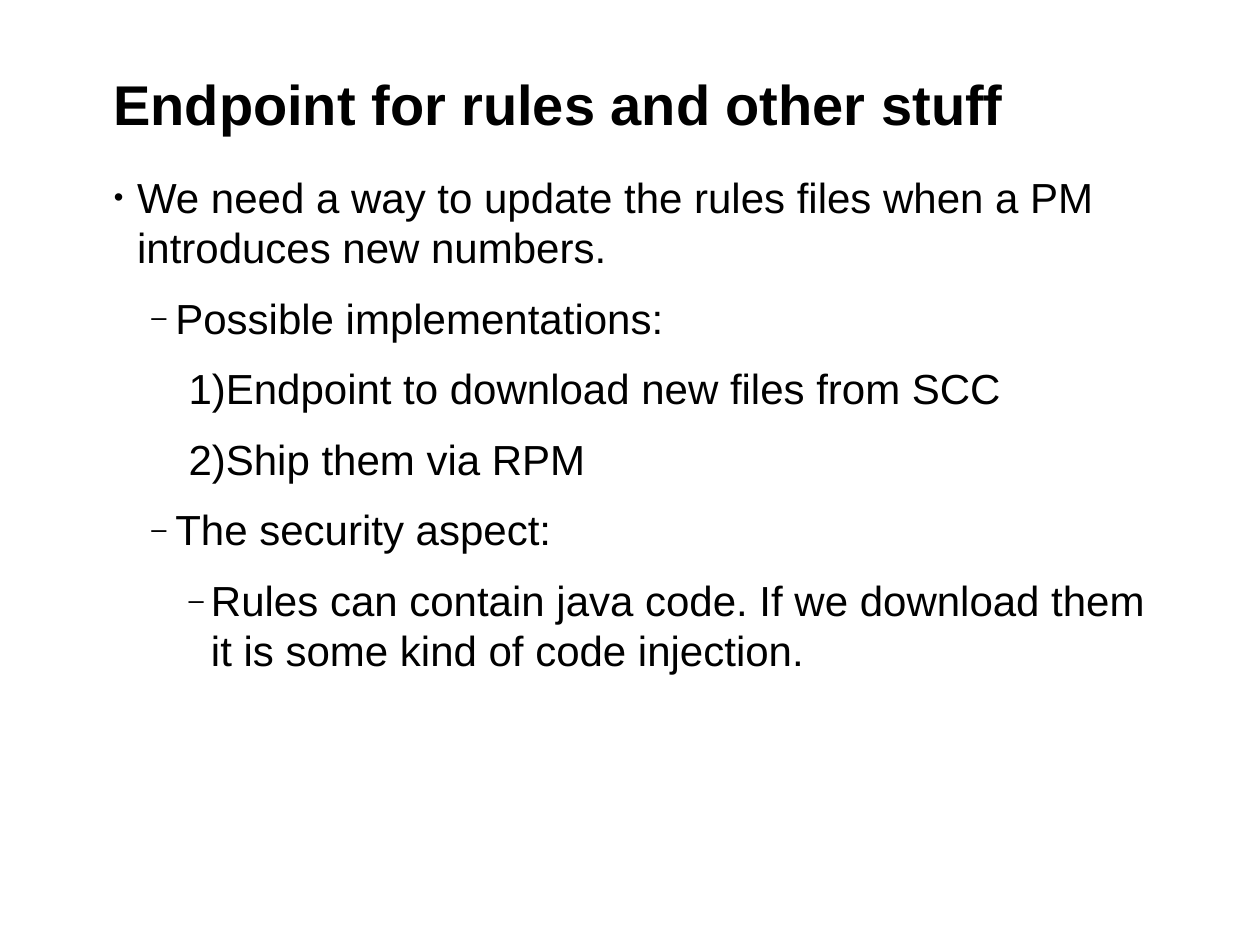
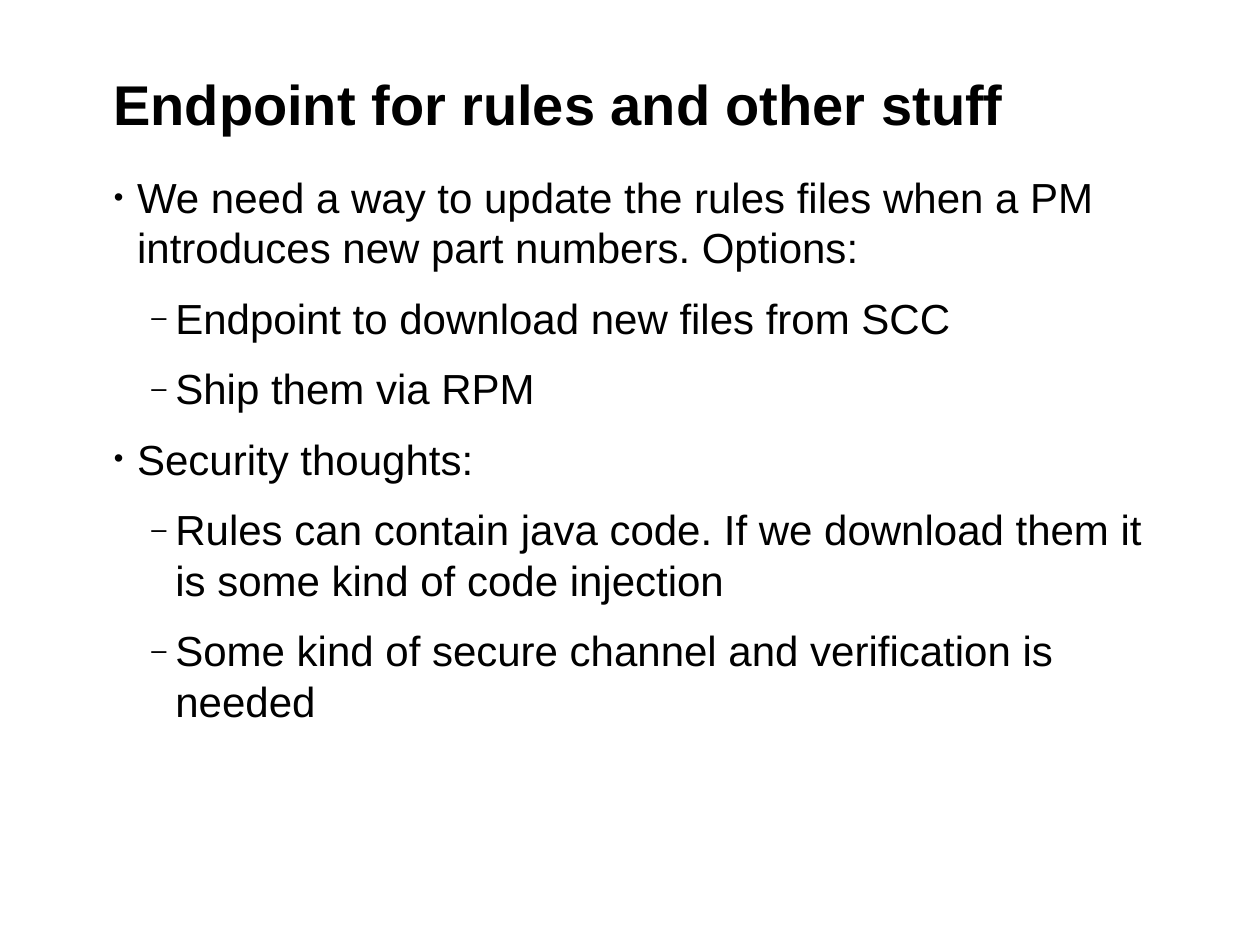
Before and after one commit to hustodemon/subscription-matcher, a slide deck: slide 26 of doc/SubscriptionCounting.odp. Drawn at 1260x945 pixels with LibreOffice and Linux fonts; fonts in the diff are those of the drawing; background and template pictures are left out. Boxes give left, top, right and bottom in pixels: in the first picture for what was removed or moved away, otherwise in the second. Text is boxed around its words. In the diff, an @@ line names an element or a change of style, - is before the commit and + after.

```diff
--- a/doc/SubscriptionCounting.odp
+++ b/doc/SubscriptionCounting.odp
@@ text at [137, 182, 1093, 272]: text changed @@
-• We need a way to update the rules files when a PM introduces new numbers.
-  ‒ Possible implementations:
+• We need a way to update the rules files when a PM introduces new part numbers. Options:
@@ text at [175, 303, 950, 413]: bullet 1) to ‒; list level 3 to 2 in "Endpoint to download new files ..."; list level 3 to 2 in "Ship them via RPM" @@
@@ text at [137, 444, 1142, 718]: text changed @@
-  ‒ The security aspect:
-    ‒ Rules can contain java code. If we download them it is some kind of code injection.
+• Security thoughts:
+  ‒ Rules can contain java code. If we download them it is some kind of code injection
+  ‒ Some kind of secure channel and verification is needed
```
Also in this commit, not shown: 7 other slides changed, 1 slide added, 2 slides removed.
